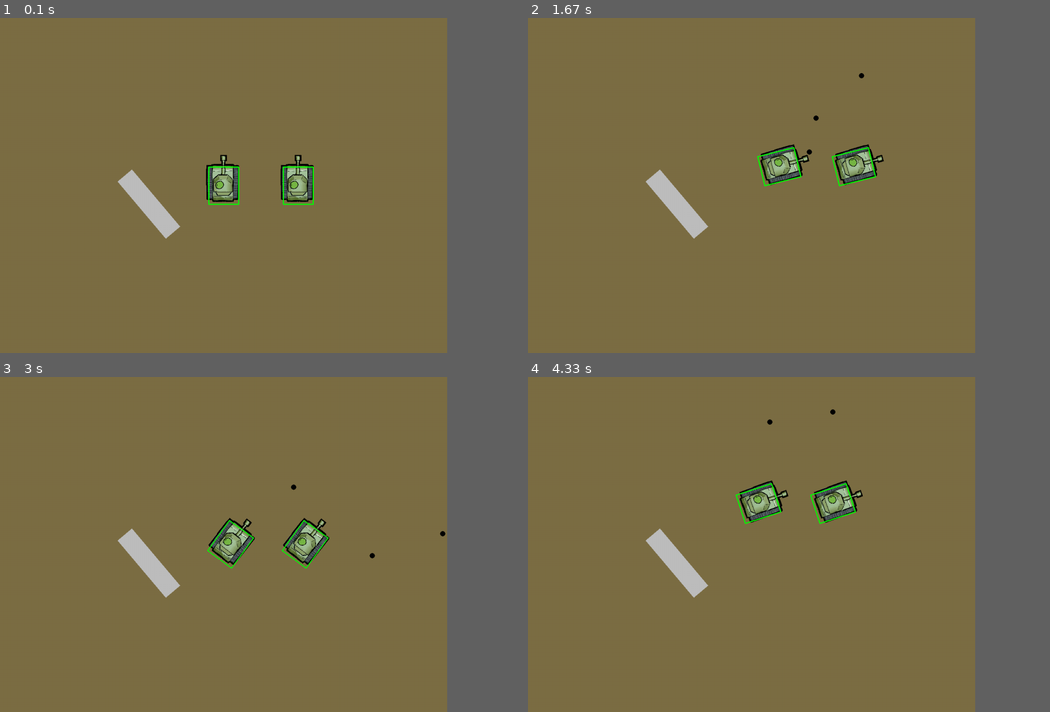
Above: before the commit, frames 1-4 (two rows, left to right).
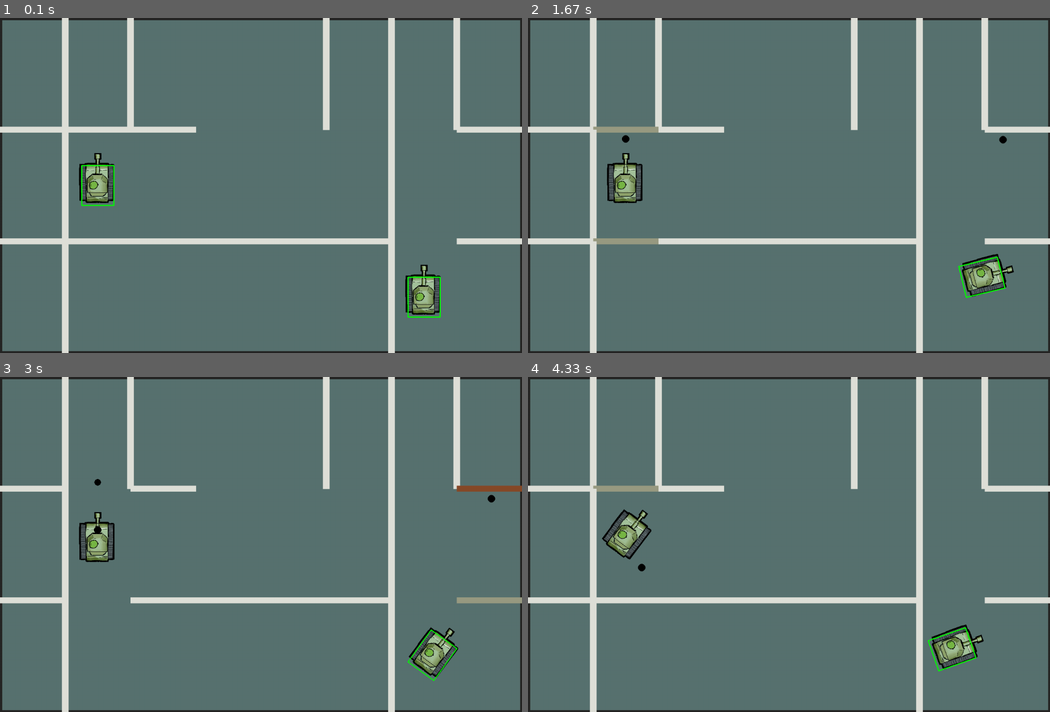
Above: after the commit, the same moments.

Repository: Last-Name-Dude/tank-treads-pygame
Game: pygame game, started from start.py
Two runs of this game, one before a commit and one after it. Both use one fixed random seed, a clock stepped at 60 frames per second and the inputs below.
Inputs:
- Up to frame 1 (0.1 s): no input
- Up to frame 2 (1.67 s): tap Space at 0.33, 0.73, 1.03, 1.23, 1.57 s; hold Right 0.67-1.13 s; hold D 0.67-1.13 s; tap Right Ctrl at 0.82 s; hold Up 1.17-1.47 s; hold W 1.17-1.47 s; hold Right from 1.5 s (still down); hold D from 1.5 s (still down)
- Up to frame 3 (3 s): tap Space at 1.87, 2.07, 2.37, 2.63, 2.97 s; release Right at 1.97 s; release D at 1.97 s; hold Left 2-2.53 s; hold A 2-2.53 s; tap Right Ctrl at 2.15 s; hold Down 2.57-2.87 s; hold S 2.57-2.87 s; hold Left from 2.9 s (still down); hold A from 2.9 s (still down)
- Up to frame 4 (4.33 s): tap Space at 3.27, 3.4, 3.8, 4.1 s; release Left at 3.3 s; release A at 3.3 s; hold Up 3.33-3.7 s; hold W 3.33-3.7 s; tap Right Ctrl at 3.48 s; hold Right from 3.73 s (still down); hold D from 3.73 s (still down)
In our replay, the window is 771x578 before the commit and 900x578 after it. These sizes can differ from the game's own. Grey fills any space a smaller window leaves; there, only what the larger window draws over its background counts as a difference.

The runs differ from the first frame. In frame 1, 87% of the frame differs, in the area x 0-100%, y 0-100%; in frame 2, 88%; in frame 3, 87%; in frame 4, 87%.

Commit message:
Lisasin väga palju asju. Olulisemad: Lõin klassid bullet ja wall, et kood organiseeritum oleks Map generator, mis võtab sisendiks map.txt faili ja koostab selle põhjal mängitava välja. Kõik tangid, seinda jms skallerub koos mapi suurusega. Seinasid on võimalik lõhkuda. Selleks tuleb neid lasta 3 korda. Kuulide põrkumine ja peegeldumine seinadelt Kui mängja pihta saab, on 3 sekundit time-outi. Senikaua peab teine mängja elus püsima.

Diff:
--- a/collision.py
+++ b/collision.py
@@ -1,7 +1,7 @@
 from math import *
 from pygame import Vector2
 
-def update_rect(pikk,lai,nurk,pos):
+def update_rect(lai,pikk,nurk,pos):
     """
     Tagastab parameetritele vastava ristküliku nurkade punktid
     """
--- /dev/null
+++ b/maps/map_01.txt
@@ -0,0 +1,9 @@
+-b-b-*-*-b-b-b-
+b-b-b-b-b-b-*-b
+-bs*-*-*-*-b-*-
+b-b-b-*-*-*-*-*
+-b-*-*-*-*-*-*-
+b-*-*-b-b-b-*-b
+-b-*-b-*-*-bs*-
+b-*-*-b-b-b-*-b
+-b-*-b-*-*-b-*-
--- /dev/null
+++ b/maps/map_02.txt
@@ -0,0 +1,5 @@
+-b-b-*-*-b-b-b-
+b-b-b-*-*-*-*-b
+-bs*-*-*-*-bs*-
+b-b-b-b-b-b-*-b
+-bs*-*-*-*-bs*-
--- /dev/null
+++ b/maps/map_03.txt
@@ -0,0 +1,13 @@
+-b-b-*-*-b-b-b-bsb-b-
+b-b-b-b-b-b-*-b-*-b-b
+-bs*-*-*-*-b-*-*-b-b-
+b-b-b-*-*-*-*-*-b-b-b
+-b-*-*-*-*-*-*-b-b-b-
+b-*-*-b-b-b-*-*-*-b-b
+-*-*-b-*-*-*-*-b-*-b-
+*-*-*-b-b-b-b-b-*-b-b
+-*-*-*-*-*-*-*-*-b-b-
+b-*-*-b-b-b-*-b-*-b-b
+-b-*-*-*-*-b-*-bsb-b-
+b-*-*-b-*-b-*-b-b-b-b
+-b-*-b-*-*-b-*-b-b-b-
--- a/start.py
+++ b/start.py
@@ -1,12 +1,15 @@
 import pygame
 from math import *
 import collision
+from random import randint
 #Silver Erm ja Priit Laidma
 
 pygame.init()
 
 # screen = pygame.display.set_mode((0, 0), pygame.FULLSCREEN)
-screen = pygame.display.set_mode((1200, 900))
+screen_w = 1400
+screen_h = 900
+screen = pygame.display.set_mode((screen_w, screen_h))
 
 tank_img = pygame.transform.scale(pygame.image.load("Tank.png"),(150,150))
 
@@ -14,20 +17,14 @@
 tank_angle = 0
 clock = pygame.time.Clock()
 dt = 0
-kuuli_kiirus = 300
-ekraani_keskkoht = pygame.Vector2(screen.get_width() / 2, screen.get_height() / 2)
-
-all_bullets = []
-objects = [] #objektide kogum. Olgu selleks kas seinad, teised tangid vms
-
-def transform_bilt_center(surf, img, pos, angle, vec): #selle funktsiooniga manipuleerime pilte nende nurga ja positsiooni põhjal, ilma neid moonutamata
-    rotated = pygame.transform.rotate(img,angle)
-    e = pygame.Vector2()
-    e.x = pos.x - (rotated.get_rect()[3])/2 - vec.x * 30
-    e.y = pos.y - (rotated.get_rect()[2])/2 - vec.y * 30
-    surf.blit(rotated, e)
-
-running = True
+bullet_time = 80
+bullet_speed = 400
+bullet_r = 10
+tank_speed = 300
+s = 1
+bullets = []
+
+# ekraani_keskkoht = pygame.Vector2(screen.get_width() / 2, screen.get_height() / 2)
 
 class tank:
     """
@@ -37,9 +34,7 @@
     angle on tanki nurk
     vektor on tanki sihivektor
     binds on järjend, kus on sees tanki juhtimiseks vajalikud nupud nt: [key_w,key_a,key_s,key_d,key_space], kus viimane on tulistamiseks ja ülejäänud liikumiseks
-    bullets on järjend, kus on sees kõik selle tanki välja tulistatud kuulid
     """
-    bullets = []
     delay = 0
     vel = pygame.Vector2(0,0) #kiirus
     ang_vel = 0 #nurkkiirus
@@ -48,8 +43,10 @@
         self.angle = angle
         self.vector = vector
         self.binds = binds
+        self.points = collision.update_rect(80*s,100*s,self.ang_vel + self.angle,self.pos + self.vel)
 
     def update(self, dt):
+        self.points = collision.update_rect(80*s,100*s,self.ang_vel + self.angle,self.pos + self.vel)
         self.vector.xy = sin(self.angle/180*pi), cos(self.angle/180*pi)
         if self.delay > 0:
             self.delay -= 100*dt
@@ -61,11 +58,11 @@
         self.vel = pygame.Vector2(0,0)
         self.ang_vel = 0
         if keys[self.binds[0]]:
-            self.vel.x = -300 * dt * self.vector.x
-            self.vel.y = -300 * dt * self.vector.y
+            self.vel.x = -scaled_tank_speed * dt * self.vector.x
+            self.vel.y = -scaled_tank_speed * dt * self.vector.y
         if keys[self.binds[2]]:
-            self.vel.x = 250 * dt * self.vector.x
-            self.vel.y = 250 * dt * self.vector.y
+            self.vel.x = scaled_tank_speed * 0.8 * dt * self.vector.x
+            self.vel.y = scaled_tank_speed * 0.8 * dt * self.vector.y
         if keys[self.binds[1]]:
             self.ang_vel = 120 * dt
         if keys[self.binds[3]]:
@@ -73,84 +70,175 @@
         if keys[self.binds[4]] and self.delay <= 0:
             kuuli_algpunkt = pygame.Vector2(self.pos[:])
             kuuli_algvektor = pygame.Vector2(self.vector[:])
-            kuuli_algpunkt -= kuuli_algvektor*60 #offset, et näeks välja nagu kuul tuleks torust
-            self.bullets.append([kuuli_algpunkt,kuuli_algvektor,10]) #asukoht, sihivektor ja eluaeg
-            self.delay = 50
+            kuuli_algpunkt -= kuuli_algvektor*80*s #offset, et näeks välja nagu kuul tuleks torust
+            bullets.append(bullet(kuuli_algpunkt,kuuli_algvektor,bullet_time)) #asukoht, sihivektor ja eluaeg
+            self.delay = 150
 
     def draw(self,screen, img):
         """Joonistab tanki ekraanile"""
         transform_bilt_center(screen, img, self.pos, self.angle, self.vector)
 
-    def update_bullets(self):
-        """
-        vaatab üle kõik kuulid järjendis ja liigutab neid ja vajadusel ka kustutab
-        """
-        for bullet in self.bullets:
-            bullet[0].x -= bullet[1].x * dt * kuuli_kiirus
-            bullet[0].y -= bullet[1].y * dt * kuuli_kiirus
-            bullet[2] -= dt * 10
-            if bullet[2] <= 0:
-                self.bullets.remove(bullet)
-        return(self.bullets)
-
-
-tank1 = tank(pygame.Vector2(ekraani_keskkoht[:]),0,pygame.Vector2(),[pygame.K_w,pygame.K_a,pygame.K_s,pygame.K_d,pygame.K_SPACE])
-tank2 = tank(pygame.Vector2(ekraani_keskkoht[:]) + pygame.Vector2(200,0),0,pygame.Vector2(),[pygame.K_UP,pygame.K_LEFT,pygame.K_DOWN,pygame.K_RIGHT,pygame.K_RCTRL])
-
-objects.append(collision.update_rect(200,50,40,pygame.Vector2(400,500)))
+    # def update_bullets(self):
+    #     for b in self.bullets:
+    #         b.pos -= b.vec * dt * scaled_bullet_speed
+    #         b.time -= dt * 10
+    #         b.radius = bullet_r*0.2*b.time/bullet_time + 0.8*bullet_r
+    #         if b.time <= 0:
+    #             self.bullets.remove(b)
+
+class bullet:
+    def __init__(self,pos,vec,time):
+        self.pos = pos
+        self.vec = vec
+        self.time = time
+        self.radius = bullet_r*s
+
+class wall:
+    def __init__(self,lai,pikk,angle,pos):
+        self.pos = pos
+        self.points = collision.update_rect(lai,pikk,angle,pos)
+        self.hp = 3
+
+def transform_bilt_center(surf, img, pos, angle, vec): #selle funktsiooniga manipuleerime pilte nende nurga ja positsiooni põhjal, ilma neid moonutamata
+    rotated = pygame.transform.rotate(pygame.transform.scale_by(img,s),angle)
+    e = pygame.Vector2()
+    e.x = pos.x - (rotated.get_rect()[3])/2 - vec.x * 30 * s
+    e.y = pos.y - (rotated.get_rect()[2])/2 - vec.y * 30 * s
+    surf.blit(rotated, e)
+
+def map_generator(nr):
+    ret_dobjects = [] #destructable objects. Seinad, mida saab lõhkuda.
+    ret_objects = [] #objektide kogum. Olgu selleks kas seinad, teised tangid vms
+    ret_spawnpoints = []
+    with open("maps/map_0" + str(nr) +".txt") as f: gamemap = [i.strip() for i in f.readlines()]
+    scale_w = screen_w/(len(list(gamemap[0])))
+    scale_h = screen_h/(len(gamemap))
+    ret_s = 8/max([len(list(gamemap[0]))/2,len(gamemap)]) #väga oluline muutuja. Skaleerib kõike mängus
+
+    scale_w = screen_w/(len(list(gamemap[0]))/2+0.5)
+    scale_h = screen_h/(len(gamemap)+1)
+
+    for line,i in zip(gamemap,range(len(gamemap))):
+        for item,j in zip(list(line),range(len(list(line)))):
+            if item == "-":
+                continue
+            elif item == "s":
+                ret_spawnpoints.append(pygame.Vector2(j*scale_w/2+scale_w/2,i*scale_h+scale_h))
+            elif item == "b":
+                if i%2 == 0:
+                    ret_dobjects.append(wall(scale_w/10,scale_h*2,0,pygame.Vector2(j/2*scale_w+scale_w/2,i*scale_h+scale_h)))
+                else:
+                    ret_dobjects.append(wall(scale_w,scale_h/10,0,pygame.Vector2(j/2*scale_w+scale_w/2,i*scale_h+scale_h)))
+
+    ret_objects.append(wall(screen_w,10,0,pygame.Vector2(screen_w/2,0)))
+    ret_objects.append(wall(screen_w,10,0,pygame.Vector2(screen_w/2,screen_h)))
+    ret_objects.append(wall(10,screen_h,0,pygame.Vector2(0,screen_h/2)))
+    ret_objects.append(wall(10,screen_h,0,pygame.Vector2(screen_w,screen_h/2)))
+    return(ret_objects,ret_dobjects,ret_spawnpoints,ret_s)
+
+tank1 = tank(pygame.Vector2(0,0),0,pygame.Vector2(),[pygame.K_w,pygame.K_a,pygame.K_s,pygame.K_d,pygame.K_SPACE])
+tank2 = tank(pygame.Vector2(0,0),0,pygame.Vector2(),[pygame.K_UP,pygame.K_LEFT,pygame.K_DOWN,pygame.K_RIGHT,pygame.K_RCTRL])
+
+running = True
+timeout = False
+reset = True
+
+timeout_time = 0
 
 while running:
+    if timeout:
+        timeout_time -= 1*dt
+        if timeout_time <= 0:
+            reset = True
+    if reset:
+        bullets = []
+        objects,dobjects,spawnpoints,s = map_generator(randint(1,3))
+        spawn_choice = randint(0,1)
+        tank1 = tank(spawnpoints[spawn_choice],0,pygame.Vector2(),[pygame.K_w,pygame.K_a,pygame.K_s,pygame.K_d,pygame.K_SPACE])
+        tank2 = tank(spawnpoints[spawn_choice-1],0,pygame.Vector2(),[pygame.K_UP,pygame.K_LEFT,pygame.K_DOWN,pygame.K_RIGHT,pygame.K_RCTRL])
+        tanklist = [tank1,tank2]
+        scaled_bullet_speed = bullet_speed*s
+        scaled_tank_speed = tank_speed*s
+        reset = False
+        timeout = False
+
     for event in pygame.event.get():
         if event.type == pygame.QUIT:
             running = False
 
     #kirjutab kogu ekraani üle
-    screen.fill("#7c6e44")
+    screen.fill("#587270")
 
     keys = pygame.key.get_pressed() #nupud
 
     #Kutsume välja igale tankile vastavad funktsioonid
-    tank1.update(dt)
-    tank1.check_input(dt,keys)
-    tank1.draw(screen,tank_img)
-
-    tank2.update(dt)
-    tank2.check_input(dt,keys)
-    tank2.draw(screen,tank_img)
-
-    tank_collision = [collision.update_rect(100,80,tank.ang_vel + tank.angle,tank.pos + tank.vel) for tank in [tank1,tank2]]
-    bool_collision = False
-    for tank,col in zip([tank1,tank2],tank_collision):
-        for obj in objects + tank_collision:
-            if obj == col:
+    if tank1 is not None:
+        tank1.update(dt)
+        tank1.check_input(dt,keys)
+        tank1.draw(screen,tank_img)
+    if tank2 is not None:
+        tank2.update(dt)
+        tank2.check_input(dt,keys)
+        tank2.draw(screen,tank_img)
+
+    #tank_collision = [collision.update_rect(80*s,100*s,tank.ang_vel + tank.angle,tank.pos + tank.vel) for tank in [tank1,tank2]]
+
+    for t in tanklist:
+        pygame.draw.polygon(screen, "green", t.points,3) #joonistame tangi collision kasti debugimiseks
+        bool_collision = False
+        for obj in dobjects + objects + tanklist:
+            if obj == t:
                 continue
-            if collision.check_rect_rect(obj,col):
+            if collision.check_rect_rect(obj.points,t.points):
                 bool_collision = True
                 break
         if not bool_collision:
-            tank.pos += tank.vel
-            tank.angle += tank.ang_vel
-
-        pygame.draw.polygon(screen, "green", col,3) #joonistame tangi collision kasti debugimiseks
+            t.pos += t.vel
+            t.angle += t.ang_vel
+
+        for b in bullets:
+            if collision.check_circ_rect(b.pos,b.radius,collision.update_rect(100,80,t.angle,t.pos))[0] == True:
+                print("Hit!")
+                timeout_time = 3
+                timeout = True
+                tanklist[tanklist.index(t)] = None
+                tanklist.remove(None)
 
     for obj in objects:
-        pygame.draw.polygon(screen, "gray", obj)
-
-
-    for bullet in tank1.update_bullets():
-        pygame.draw.circle(screen, "black", bullet[0], 7)
+        pygame.draw.polygon(screen, "#262625", obj.points)
+
+    for obj in dobjects:
+        if obj.hp == 3:
+            pygame.draw.polygon(screen, "#dfe0d9", obj.points)
+        if obj.hp == 2:
+            pygame.draw.polygon(screen, "#999b82", obj.points)
+        if obj.hp == 1:
+            pygame.draw.polygon(screen, "#874a29", obj.points)
+
+    for b in bullets:
+        pygame.draw.circle(screen, "black", b.pos, b.radius)
         for obj in objects:
-            coll_info = collision.check_circ_rect(bullet[0],7,obj)
+            coll_info = collision.check_circ_rect(b.pos-b.vec*bullet_speed*dt,b.radius,obj.points)
             if coll_info[0]:
-                bullet[1] = bullet[1].reflect(coll_info[1])
-
-        if collision.check_circ_rect(bullet[0],7,collision.update_rect(100,80,tank1.angle,tank1.pos))[0] == True:
-            print("Hit!")
-            # pygame.quit() # see paneb praegu kinni kui kuuliga saad pihta
+                b.vec = b.vec.reflect(coll_info[1])
+
+        for obj in dobjects:
+            coll_info = collision.check_circ_rect(b.pos-b.vec*bullet_speed*dt,b.radius,obj.points)
+            if coll_info[0]:
+                b.vec = b.vec.reflect(coll_info[1])
+                obj.hp -= 1
+                if obj.hp == 0:
+                    dobjects.remove(obj)
+
+        b.pos -= b.vec * dt * scaled_bullet_speed
+        b.time -= dt * 10
+        b.radius = (bullet_r*0.2*b.time/bullet_time + 0.8*bullet_r)*s
+        if b.time <= 0:
+            bullets.remove(b)
 
     pygame.display.flip()
 
-    # piirab FPS 60
-    dt = clock.tick(60) / 1000
+    # piirab FPS 120
+    dt = clock.tick(120) / 1000
 
 pygame.quit()
